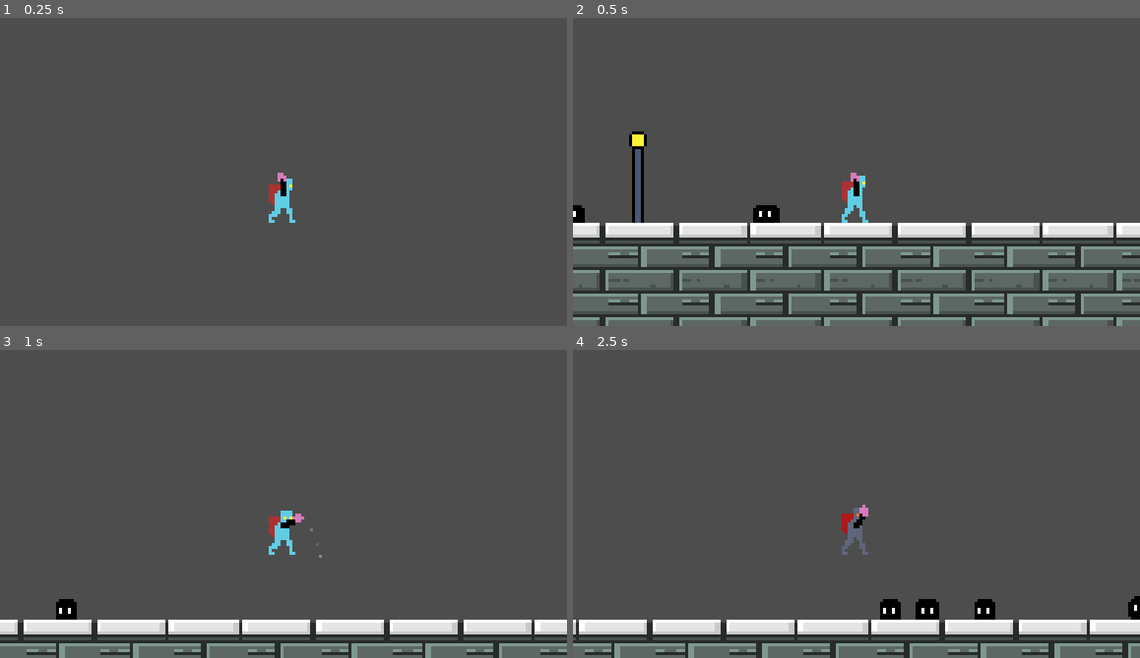
Above: before the commit, frames 1-4 (two rows, left to right).
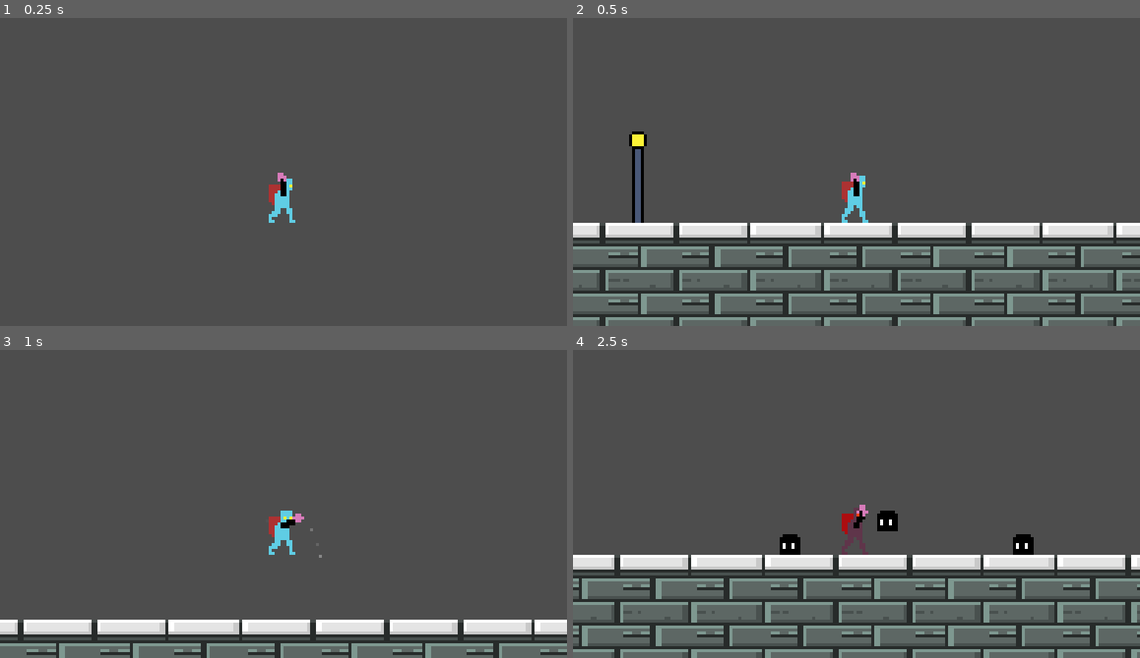
Above: after the commit, the same moments.

Repository: Bbubbee/Qman
Game: Godot game, scene res://scenes/main/main.tscn
The game is run twice, just before and just after one commit, with the same random seed, the same clock (stepped at 60 frames per second) and the same inputs.
Inputs (mouse positions are in pixels of both pictures, inside the frame that each line leads up to):
- Up to frame 1 (0.25 s): no input
- Up to frame 2 (0.5 s): no input
- Up to frame 3 (1 s): move the mouse to (408, 482) at 0.52 s; press the mouse at (408, 482) at 0.53 s; hold D (right) from 0.53 s (still down); tap Space (jump) at 0.77, 0.8 s
- Up to frame 4 (2.5 s): tap Space (jump) at 1.07, 1.35, 1.52, 1.82, 2.3 s; move the mouse to (743, 513) at 1.27 s; release the mouse at (743, 513) at 1.28 s; click (743, 513) at 1.55 s; move the mouse to (913, 430) at 2.02 s; release D (right) at 2.03 s; press the mouse at (913, 430) at 2.03 s; hold A (left) from 2.03 s (still down)

Frame 1 is identical in both runs. In frame 2, 0.4% of the frame differs, in the area x 0-37%, y 60-67%; in frame 3, 0.2%; in frame 4, 29%, in the area x 0-100%, y 50-100%.

Commit message:
baby jump attack

Diff:
--- /dev/null
+++ b/scenes/enemies/baby/baby_attack_state.gd
@@ -0,0 +1,49 @@
+extends EnemyAttackState
+
+@onready var windup_timer: Timer = $WindupTimer
+@export var jump_force: Vector2 = Vector2(100, 75)
+var has_jumped: bool = false
+
+func enter(_enter_params = null):
+	has_jumped = false
+	windup_timer.start()
+	attack_timer = 0.8
+	actor.velocity = Vector2.ZERO
+
+# Note:
+# Process will eventually transition back to the wanders state.
+#func process(delta: float) -> void:
+	#pass
+
+func physics_process(delta: float) -> void:
+	# Handle gravity.
+	if not actor.is_on_floor(): actor.velocity.y += actor.gravity * delta
+
+
+	# Once the baby has jumped, go back to idle.
+	#if actor.is_on_floor() and has_jumped:
+		#has_jumped = false
+		#transition.emit(self, "wander")
+
+	actor.move_and_slide()
+
+
+
+
+func _on_windup_timer_timeout() -> void:
+
+	actor.velocity.y = -jump_force.y
+
+	if actor.facing_right:
+		actor.velocity.x = jump_force.x
+	else:
+		actor.velocity.x = -jump_force.x
+
+	has_jumped = true
+
+	#transition.emit(self, 'follow')
+
+
+	# Randomly generate jump force.
+
+	# Find the player and jump towards them.
--- a/scenes/enemies/baby/dust_baby.tscn
+++ b/scenes/enemies/baby/dust_baby.tscn
@@ -1,7 +1,8 @@
-[gd_scene load_steps=10 format=3 uid="uid://c1tmlhlu2k430"]
+[gd_scene load_steps=11 format=3 uid="uid://c1tmlhlu2k430"]
 
 [ext_resource type="PackedScene" uid="uid://d2cp54aqb1i3t" path="res://scenes/enemies/basic_enemy/enemy.tscn" id="1_dbb4b"]
 [ext_resource type="Texture2D" uid="uid://kg21ha1refg0" path="res://assets/enemies/dust_slime/dust_baby_idle-Sheet.png" id="2_76uyx"]
+[ext_resource type="Script" path="res://scenes/enemies/baby/baby_attack_state.gd" id="3_2l0cj"]
 
 [sub_resource type="RectangleShape2D" id="RectangleShape2D_5vxl5"]
 size = Vector2(7, 7)
@@ -116,4 +117,15 @@
 shape = SubResource("RectangleShape2D_qx3m0")
 metadata/_edit_lock_ = true
 
+[node name="Attack" parent="StateMachine" index="4"]
+script = ExtResource("3_2l0cj")
+jump_force = Vector2(100, 140)
+attack_duration = 0.8
+
+[node name="WindupTimer" type="Timer" parent="StateMachine/Attack" index="0"]
+wait_time = 0.5
+one_shot = true
+
+[connection signal="timeout" from="StateMachine/Attack/WindupTimer" to="StateMachine/Attack" method="_on_windup_timer_timeout"]
+
 [editable path="Components/HurtHitBox"]
--- a/scenes/enemies/basic_enemy/enemy.gd
+++ b/scenes/enemies/basic_enemy/enemy.gd
@@ -7,6 +7,8 @@
 @onready var sprite_2d: Sprite2D = $General/Sprite
 @onready var animator: AnimationPlayer = $General/Animator
 @onready var hurt_hit_box: HurtHitBox = $Components/HurtHitBox
+
+var facing_right: bool = true
 
 # Get the gravity from the project settings to be synced with RigidBody nodes.
 var gravity: int = ProjectSettings.get_setting("physics/2d/default_gravity")
--- a/scenes/enemies/basic_enemy/enemy.tscn
+++ b/scenes/enemies/basic_enemy/enemy.tscn
@@ -8,6 +8,7 @@
 [ext_resource type="Script" path="res://scenes/enemies/basic_enemy/enemy_wander_state.gd" id="7_v07kp"]
 [ext_resource type="Script" path="res://scenes/enemies/basic_enemy/enemy_death_state.gd" id="8_pybyw"]
 [ext_resource type="Script" path="res://scenes/enemies/basic_enemy/enemy_damaged_state.gd" id="8_v0he8"]
+[ext_resource type="Script" path="res://scenes/enemies/basic_enemy/enemy_attack_state.gd" id="9_0kpic"]
 
 [sub_resource type="Animation" id="Animation_rgu46"]
 length = 0.001
@@ -110,6 +111,9 @@
 [node name="Death" type="Node" parent="StateMachine"]
 script = ExtResource("8_pybyw")
 
+[node name="Attack" type="Node" parent="StateMachine"]
+script = ExtResource("9_0kpic")
+
 [connection signal="animation_finished" from="General/Animator" to="StateMachine/Wander" method="_on_animator_animation_finished"]
 [connection signal="animation_finished" from="General/Animator" to="StateMachine/Death" method="_on_animator_animation_finished"]
 [connection signal="handle_attack" from="Components/HealthComponent" to="." method="_on_health_component_handle_attack"]
--- /dev/null
+++ b/scenes/enemies/basic_enemy/enemy_attack_state.gd
@@ -0,0 +1,15 @@
+extends State
+class_name EnemyAttackState
+
+@export var attack_duration: float = 1.5
+var attack_timer: float = attack_duration
+
+func enter(_enter_params = null):
+	print("enemy attack state")
+	attack_timer = attack_duration
+	actor.velocity = Vector2.ZERO
+
+func process(delta: float) -> void:
+	attack_timer -= delta
+	if attack_timer < 0:
+		transition.emit(self, "wander")
--- a/scenes/enemies/basic_enemy/enemy_follow_state.gd
+++ b/scenes/enemies/basic_enemy/enemy_follow_state.gd
@@ -1,6 +1,7 @@
 extends State
 
 var player: CharacterBody2D
+@export var attack_range: float = 20.0
 
 func enter(_enter_params = null):
 	var level = get_tree().current_scene
@@ -15,11 +16,17 @@
 	# Move towards the player.
 	var direction = player.global_position - actor.global_position
 
-	# Stop moving 25 pixels away from the player
-	if direction.x > 0:
-		actor.velocity.x = 1 * actor.SPEED
+	# Stop moving x pixels away from the player.
+	if direction.length() > attack_range:
+		if direction.x > 0:
+			actor.velocity.x = 1 * actor.SPEED
+			actor.facing_right = true
+		else:
+			actor.velocity.x = -1 * actor.SPEED
+			actor.facing_right = false
+
 	else:
-		actor.velocity.x = -1 * actor.SPEED
+		transition.emit(self, "attack")
 
 	# Once the player is too far away, go to the idle state.
 	if direction.length() > 100:
--- a/scenes/enemies/basic_enemy/enemy_wander_state.gd
+++ b/scenes/enemies/basic_enemy/enemy_wander_state.gd
@@ -27,7 +27,6 @@
 	# Wander.
 	actor.velocity.x = move_direction * actor.SPEED
 
-
 	# Follow the player if close enough.
 	if player:
 		var direction = player.global_position - actor.global_position
@@ -41,7 +40,10 @@
 ## in that direction.
 func randomise_wander():
 	move_direction = randi_range(0, 1)
-	if move_direction == 0: move_direction = -1
+	actor.facing_right = true
+	if move_direction == 0:
+		move_direction = -1
+		actor.facing_right = false
 	wander_time = randf_range(1, 3)
 
 
--- a/scenes/main/main.tscn
+++ b/scenes/main/main.tscn
@@ -2,7 +2,7 @@
 
 [ext_resource type="Script" path="res://scenes/main/main.gd" id="1_8xiv0"]
 [ext_resource type="PackedScene" uid="uid://dpwtpkyvf7juq" path="res://scenes/player/player.tscn" id="3_o4a5t"]
-[ext_resource type="PackedScene" uid="uid://bdxw4ul5106p4" path="res://scenes/enemies/dust/spitter.tscn" id="4_cgpj8"]
+[ext_resource type="PackedScene" uid="uid://3wstfv8sq6h5" path="res://scenes/enemies/dust/dust.tscn" id="4_cgpj8"]
 [ext_resource type="PackedScene" uid="uid://c1tmlhlu2k430" path="res://scenes/enemies/baby/dust_baby.tscn" id="5_00mne"]
 [ext_resource type="Script" path="res://scenes/main/particle_spawner.gd" id="6_laqpe"]
 [ext_resource type="Texture2D" uid="uid://e2be3nx8ew8c" path="res://assets/other/lamp-post.png" id="7_iembb"]
@@ -28,9 +28,6 @@
 [node name="Dust" parent="Actors" instance=ExtResource("4_cgpj8")]
 position = Vector2(306, 68)
 
-[node name="DustBaby" parent="Actors" instance=ExtResource("5_00mne")]
-position = Vector2(134, 59)
-
 [node name="DustBaby2" parent="Actors" instance=ExtResource("5_00mne")]
 position = Vector2(156, 59)
 
@@ -39,9 +36,6 @@
 
 [node name="DustBaby4" parent="Actors" instance=ExtResource("5_00mne")]
 position = Vector2(209, 61)
-
-[node name="DustBaby5" parent="Actors" instance=ExtResource("5_00mne")]
-position = Vector2(-41, 49)
 
 [node name="DustBaby6" parent="Actors" instance=ExtResource("5_00mne")]
 position = Vector2(-107, 49)
Not shown: 1 places in scenes/enemies/basic_enemy/enemy.tscn that only renumber resources
Not shown: 1 places in scenes/enemies/dust/dust.tscn that only renumber resources
